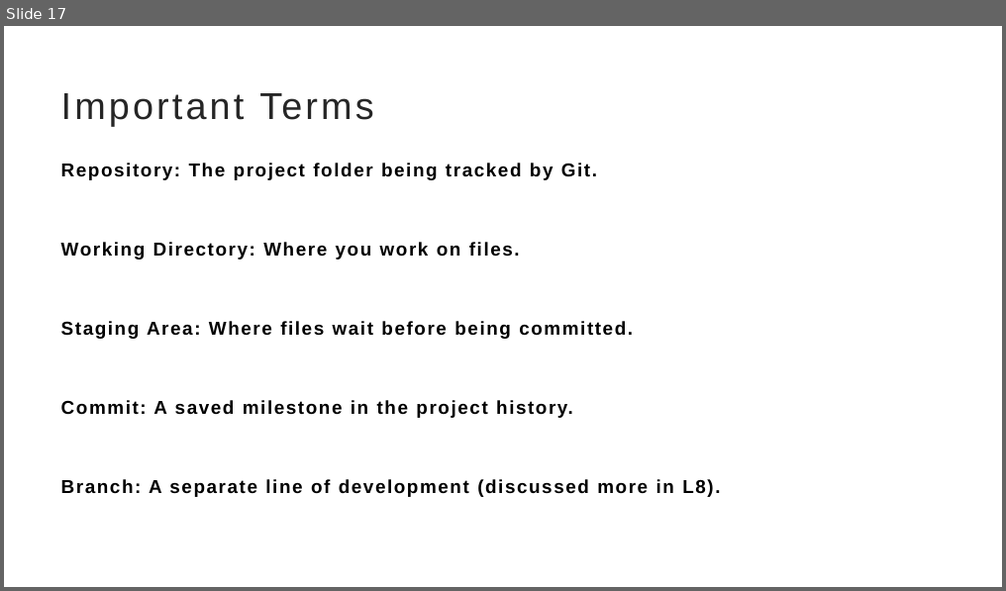
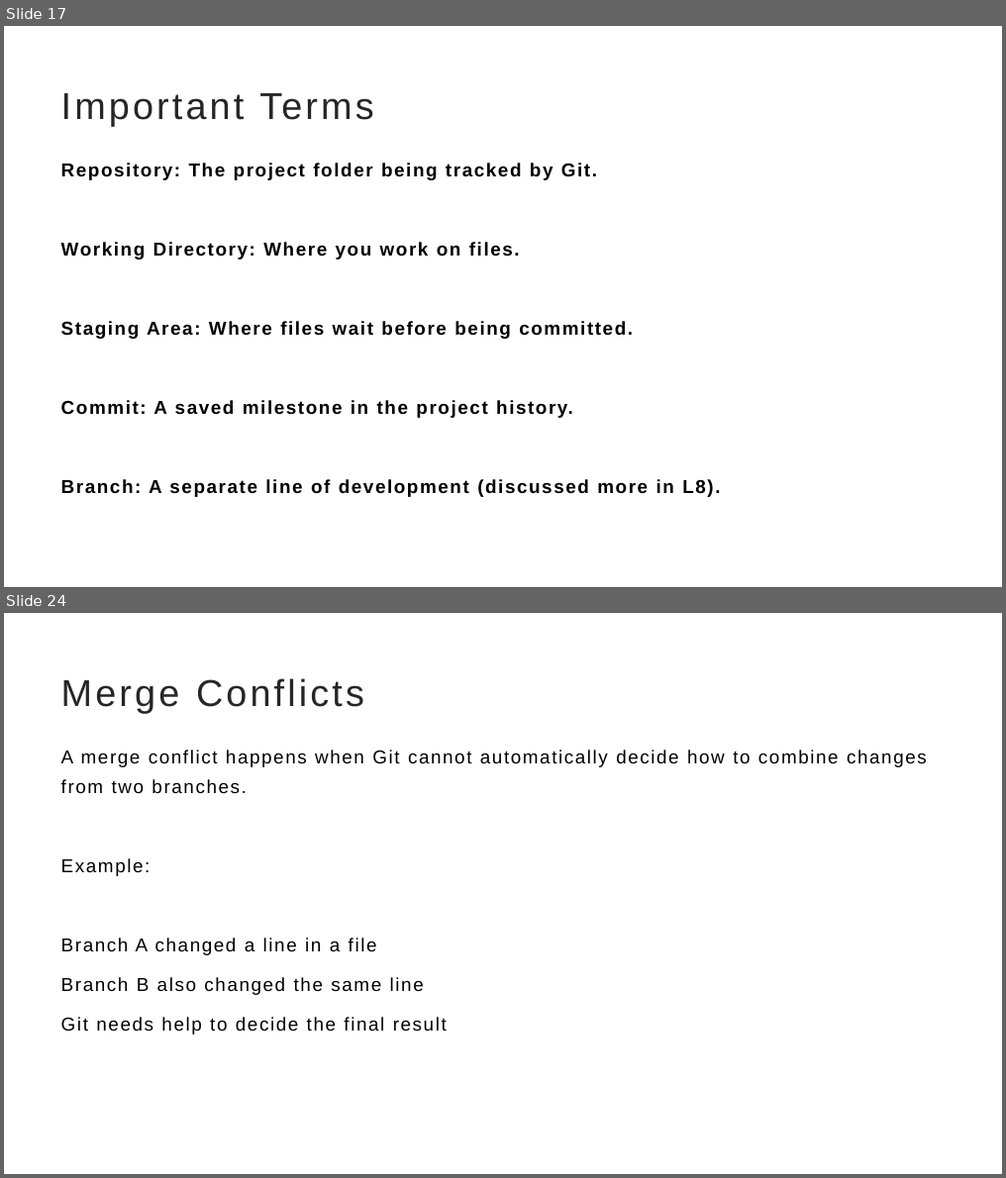
Before and after one commit to TahirMahmoodKamboh/git, a slide deck: Git-Lec-1-Lec2.pptx. Shown one above the other, each under a label of ours: slide 17 before the commit, slides 17 and 24 after it; the slides between them are not shown. The pictures are 1006x591 and 1006x1178 pixels, drawn with LibreOffice and Linux fonts; fonts in the diff are those of the drawing. Boxes give left, top, right and bottom in pixels: in the first picture for what was removed or moved away, otherwise in the second. Text is boxed around its words. In the diff, an @@ line names an element or a change of style, - is before the commit and + after.

```diff
--- a/Git-Lec-1-Lec2.pptx
+++ b/Git-Lec-1-Lec2.pptx
@@ slide 24 added at (4,613,1002,1174), background #FFFFFF @@
@@ title added at (61,678,364,713), 36 pt, text #262626 @@
+Merge Conflicts
@@ text added at (61,750,927,1035), 18 pt, text #000000 @@
+A merge conflict happens when Git cannot automatically decide how to combine changes from two branches.
+Example:
+Branch A changed a line in a file
+Branch B also changed the same line
+Git needs help to decide the final result
```
Also in this commit, not shown: 21 other slides added, 4 other files.
